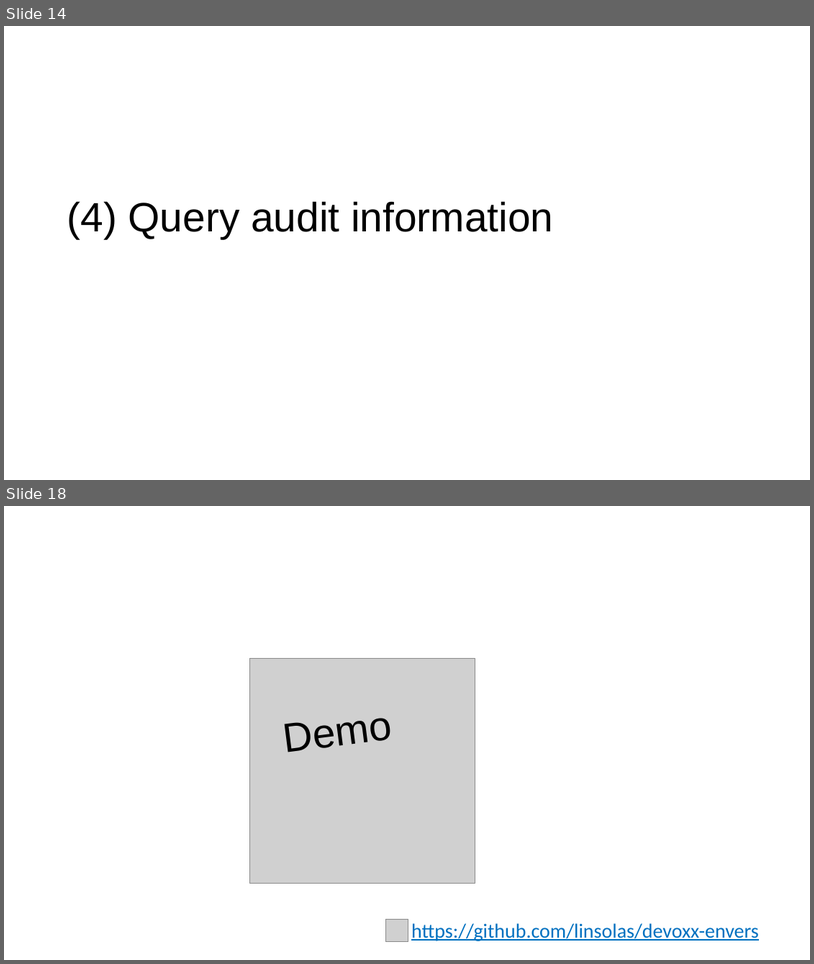
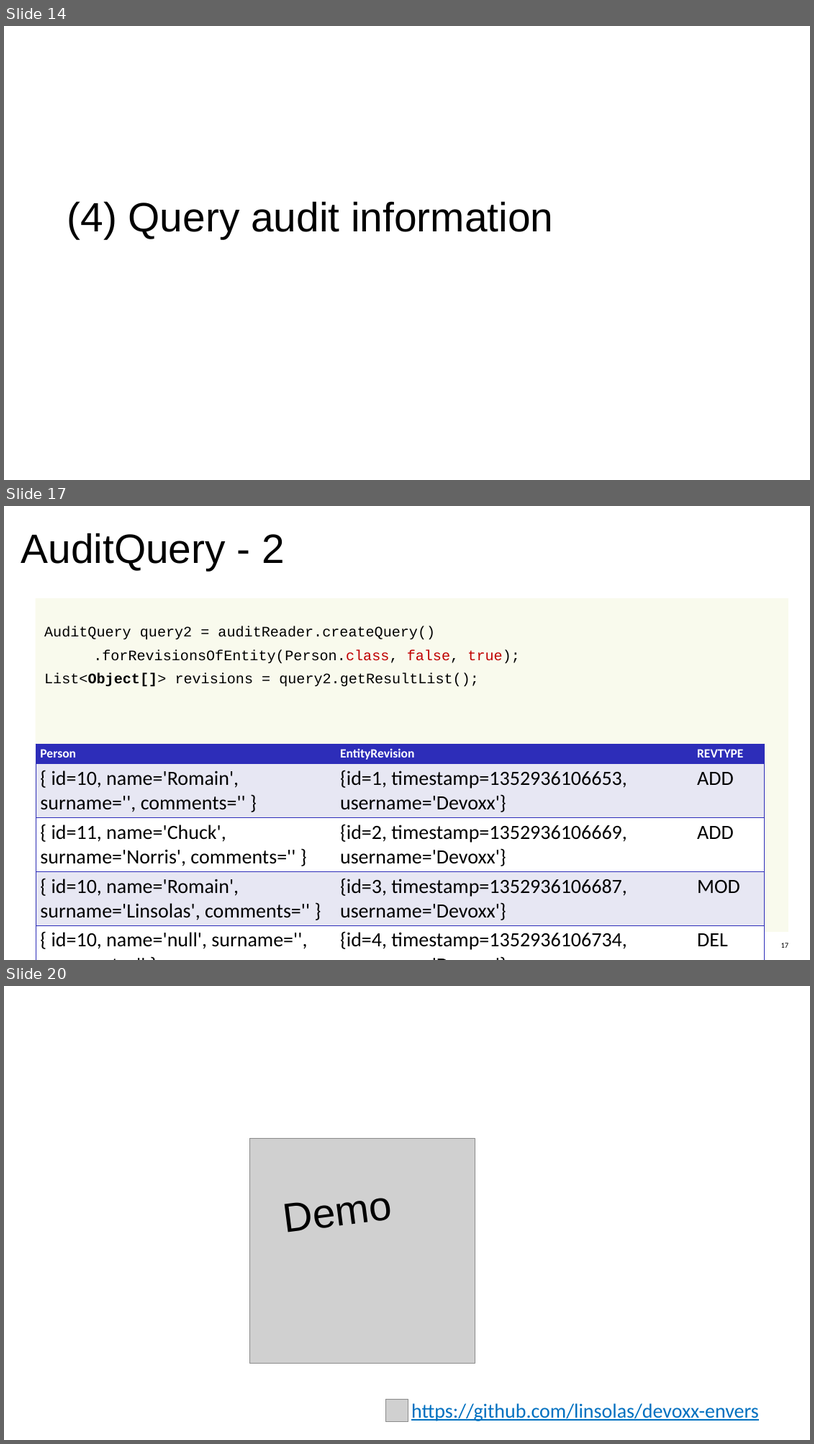
Before and after one commit to linsolas/devoxx-envers, a slide deck: Devoxx 2012 - Hibernate Envers.pptx. Shown one above the other, each under a label of ours: slides 14 and 18 before the commit, slides 14, 17 and 20 after it; the slides between them are not shown. The pictures are 814x964 and 814x1444 pixels, drawn with LibreOffice and Linux fonts; fonts in the diff are those of the drawing; grey boxes stand for pictures; background and template pictures are left out. Boxes give left, top, right and bottom in pixels: in the first picture for what was removed or moved away, otherwise in the second. Text is boxed around its words. In the diff, an @@ line names an element or a change of style, - is before the commit and + after.

```diff
--- a/Devoxx 2012 - Hibernate Envers.pptx
+++ b/Devoxx 2012 - Hibernate Envers.pptx
@@ slide 17 added at (4, 506, 810, 960), background #FFFFFF; not listed: 1 template element that a slide beside it also shows @@
@@ title added at (21, 533, 285, 570), 65 pt, text #000000 @@
+AuditQuery - 2
@@ rectangle added at (35, 598, 789, 931), fill #F5F7DC at 50% opacity @@
@@ text added at (44, 626, 520, 687), 23 pt, text #000000 @@
+AuditQuery query2 = auditReader.createQuery()
+.forRevisionsOfEntity(Person.class, false, true);
+List<Object[]> revisions = query2.getResultList();
@@ table added at (36, 744, 764, 952), 5 rows, 3 columns @@
+Person | EntityRevision | REVTYPE
+{ id=10, name='Romain', surname='', comments='' } | {id=1, timestamp=1352936106653, username='Devoxx'} | ADD
+{ id=11, name='Chuck', surname='Norris', comments='' } | {id=2, timestamp=1352936106669, username='Devoxx'} | ADD
+{ id=10, name='Romain', surname='Linsolas', comments='' } | {id=3, timestamp=1352936106687, username='Devoxx'} | MOD
+{ id=10, name='null', surname='', comments='' } | {id=4, timestamp=1352936106734, username='Devoxx'} | DEL
@@ page number added at (782, 942, 790, 947), 12 pt, text #000000 @@
+17
@@ what was slide 18 is now slide 20 @@
```
Also in this commit, not shown: 10 slides changed, 1 other slide added.
